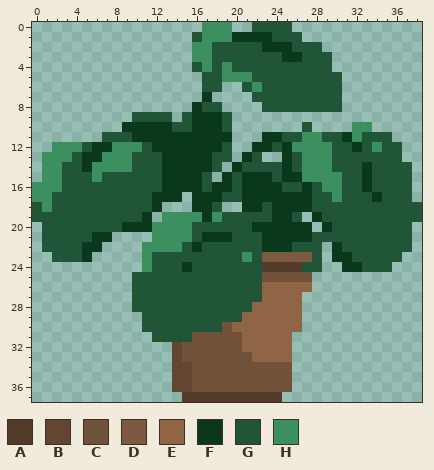
Pixel-art sprite, stored at data/plant_2_39x38.png. That is the earlier state.
The file is 39x38 pixels.
Palette (. is transparent): A #533a29  B #624632  C #715139  D #7c5a41  E #8f6546  F #09381d  G #205637  H #3c8f5f
The result:
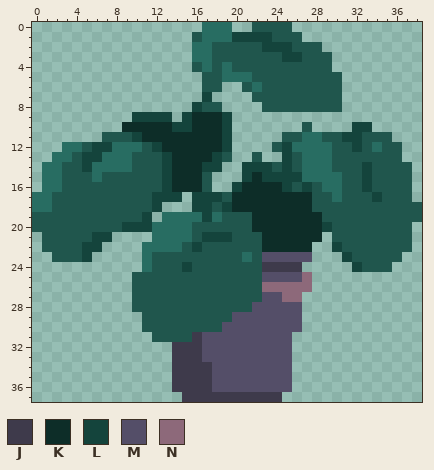
Colours new in this view: J #3e3a4b  K #0d2d28  L #14443c  M #544e68  N #8d697a
The edit:
Colour G changes from #205637 to #20564d.
Colour H changes from #3c8f5f to #286d62.
The author put colour G in row 20 at x 0.
Colour G becomes colour H in row 18 at x 0.
Colour A becomes colour J in row 24 at x 23 to 26; in row 37 at x 15 to 24.
Colour B becomes colour J in rows 32 to 33 at x 14; in rows 34 to 36 at x 14 to 15.
Colour C becomes colour J in row 31 at x 16; in rows 32 to 33 at x 15 to 16; in rows 34 to 36 at x 16 to 17.
The author put colour K in row 18 at x 20; in row 19 at x 27; in row 20 at x 28.
Colour F becomes colour K in row 9 at x 16 to 18; in row 10 at x 9 to 13 and 16 to 18; in row 11 at x 11 to 18; in row 12 at x 13 to 18; in row 13 at x 14 to 17; in row 14 at x 14 to 16.
Colour F becomes colour K in row 15 at x 14 to 16 and 22; in row 16 at x 14 to 16 and 21 to 24; in row 17 at x 21 to 27; in row 18 at x 21 to 22 and 24 to 27; in row 19 at x 24 to 25 and 28; in row 20 at x 22 to 27.
Colour F becomes colour K in row 21 at x 23 to 27; in row 22 at x 23 to 25.
Colour G becomes colour K in row 17 at x 20; in row 18 at x 23; in row 19 at x 22 to 23 and 26; in row 21 at x 28; in row 22 at x 26 to 27.
The author put colour L in row 18 at x 19.
Colour F becomes colour L in row 1 at x 20 to 23; in row 2 at x 23 to 25; in row 3 at x 25 to 26; in row 7 at x 17; in row 8 at x 16; in row 11 at x 10, 19 and 31.
Colour F becomes colour L in row 12 at x 6 to 7, 12, 25 and 32; in row 13 at x 5 to 6, 13 and 25; in row 14 at x 5, 13, 17, 25 and 33; in row 15 at x 13, 21, 23, 25 to 26 and 33; in row 16 at x 13, 27 and 33; in row 17 at x 12 to 14, 16 to 18 and 34.
Colour F becomes colour L in row 18 at x 12 and 16 to 17; in row 19 at x 11 and 17; in row 20 at x 9 to 11 and 29; in row 21 at x 6 to 7 and 17 to 19; in row 22 at x 5 to 6, 16 and 30; in row 23 at x 5 and 31.
Colour F becomes colour L in row 24 at x 15 and 32.
Colour G becomes colour L in row 9 at x 10 to 13, 15 and 19; in row 10 at x 14 to 15 and 19; in row 12 at x 19; in row 13 at x 18; in row 14 at x 18 and 21 to 23; in row 15 at x 24.
Colour G becomes colour L in row 16 at x 20 and 25.
Colour H becomes colour L in row 10 at x 32 to 33; in row 11 at x 32.
Colour C becomes colour M in row 25 at x 23 to 26; in row 30 at x 19; in rows 31 to 32 at x 17 to 20; in row 33 at x 17 to 21; in rows 34 to 36 at x 18 to 25.
Colour D becomes colour M in row 23 at x 23 to 27.
Colour E becomes colour M in row 27 at x 23 to 24; in row 28 at x 22 to 26; in row 29 at x 21 to 26; in row 30 at x 20 to 26; in rows 31 to 32 at x 21 to 25; in row 33 at x 22 to 25.
Colour G becomes colour M in row 29 at x 20.
Colour C becomes colour N in row 25 at x 27.
Colour E becomes colour N in row 26 at x 23 to 27; in row 27 at x 25 to 26.
The edit erases colour F in row 11 at x 23 to 24; in row 12 at x 22 to 23; in row 13 at x 21; in row 14 at x 20; in row 15 at x 19; in row 16 at x 18 to 19.
The edit erases colour F in row 23 at x 30; in row 24 at x 31.
The edit erases colour G in row 15 at x 20; in row 21 at x 29; in rows 22 to 23 at x 28; in row 24 at x 27 to 28.
The edit erases colour H in row 12 at x 2; in row 13 at x 1; in row 16 at x 0.
Pixel boxes of the changes (left, top, right, bottom) in both pictures:
changed: (32, 22, 422, 402)
